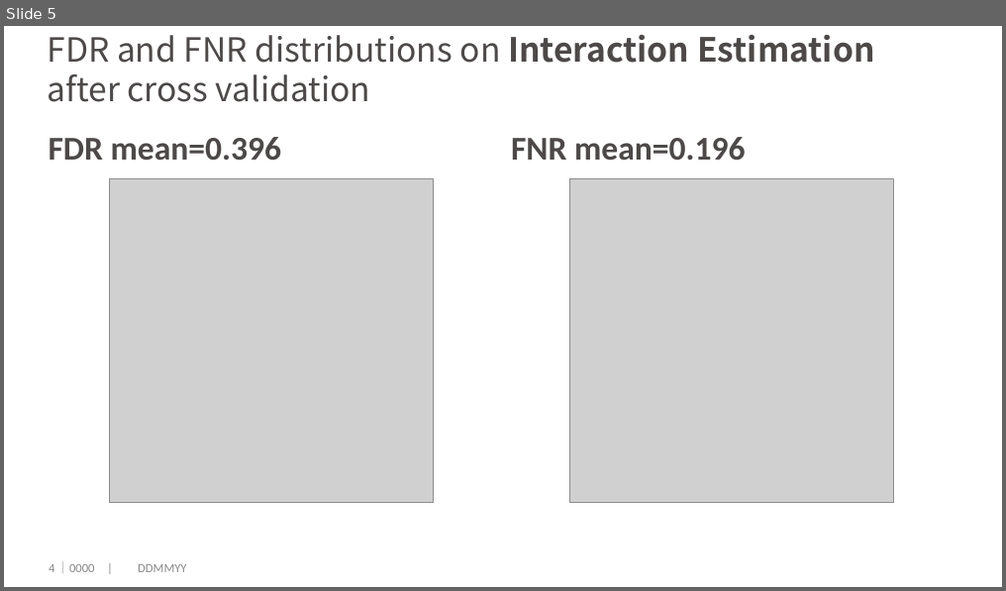
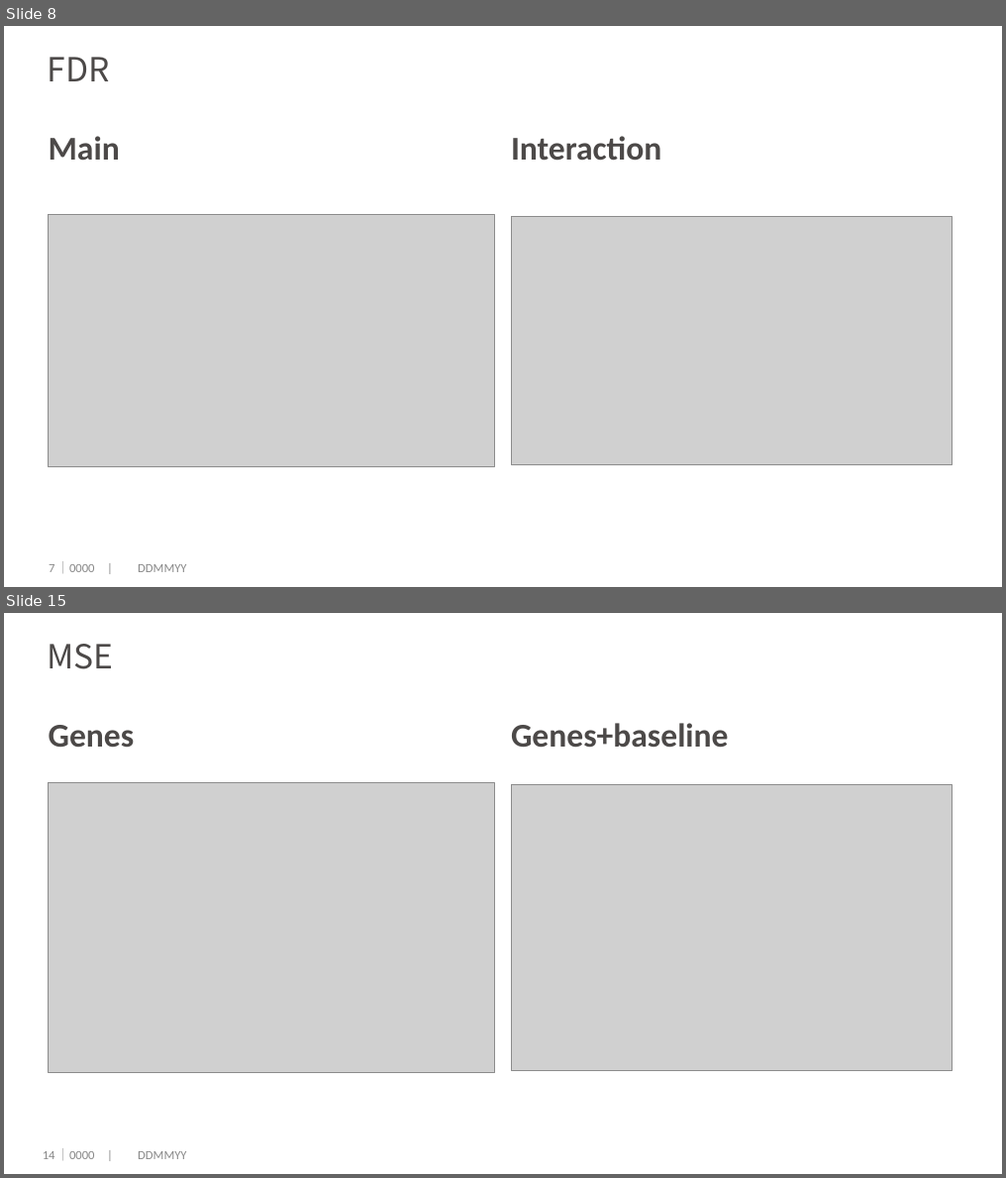
Before and after one commit to dengwx11/GroupLasso, a slide deck: manu & slides/717simulation.pptx. Shown one above the other, each under a label of ours: slide 5 before the commit, slides 8 and 15 after it; the slides between them are not shown. The pictures are 1006x591 and 1006x1178 pixels, drawn with LibreOffice and Linux fonts; fonts in the diff are those of the drawing; grey boxes stand for pictures; background and template pictures are left out. Boxes give left, top, right and bottom in pixels: in the first picture for what was removed or moved away, otherwise in the second. Text is boxed around its words. In the diff, an @@ line names an element or a change of style, - is before the commit and + after.

```diff
--- a/manu & slides/717simulation.pptx
+++ b/manu & slides/717simulation.pptx
@@ slide 15 added at bbox=[4, 613, 1002, 1174], background #FFFFFF @@
@@ title added at bbox=[48, 644, 114, 669], 24 pt, text #4C4948 @@
+MSE
@@ text added at bbox=[49, 725, 135, 748], 24 pt, text #4C4948, bold @@
+Genes
@@ text added at bbox=[511, 723, 729, 748], 24 pt, text #4C4948, bold @@
+Genes+baseline
@@ picture added at bbox=[48, 783, 495, 1073] @@
@@ picture added at bbox=[511, 784, 952, 1070] @@
@@ page number added at bbox=[43, 1152, 55, 1159], 9 pt, text #898989 @@
+14
@@ text added at bbox=[56, 1149, 186, 1160], 9 pt, text #898989 @@
+｜0000 | DDMMYY
@@ what was slide 5 is now slide 8 @@
@@ slide 8 changed as well @@
@@ title at bbox=[48, 57, 110, 81]: text changed @@
-FDR and FNR distributions on Interaction Estimation after cross validation
+FDR
@@ text at bbox=[49, 136, 120, 161]: text changed @@
-FDR mean=0.396
+Main
@@ text at bbox=[511, 136, 661, 161]: text changed @@
-FNR mean=0.196
+Interaction
@@ picture: place and size @@
-picture at bbox=[110, 178, 434, 502]
+picture at bbox=[48, 215, 495, 467]
@@ picture: place and size @@
-picture at bbox=[570, 178, 894, 502]
+picture at bbox=[511, 217, 952, 466]
@@ page number at bbox=[49, 565, 54, 572]: text changed @@
-4
+7
```
Also in this commit, not shown: 4 other slides changed, 9 other slides added, 3 slides removed, 1 other file.
